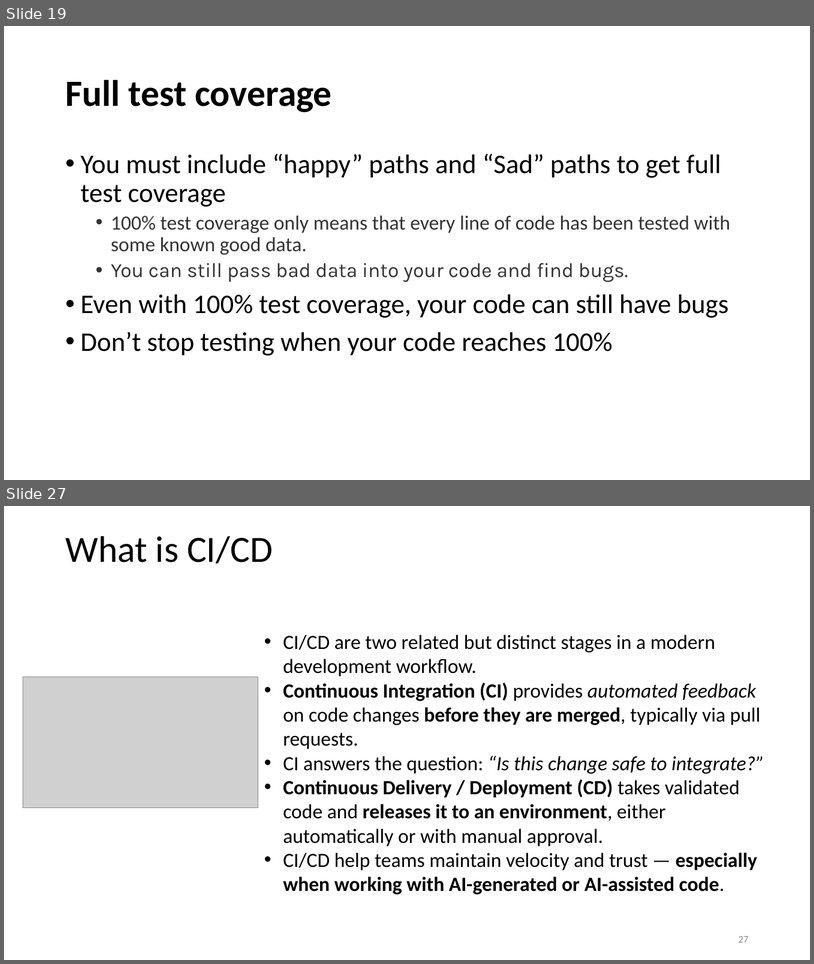
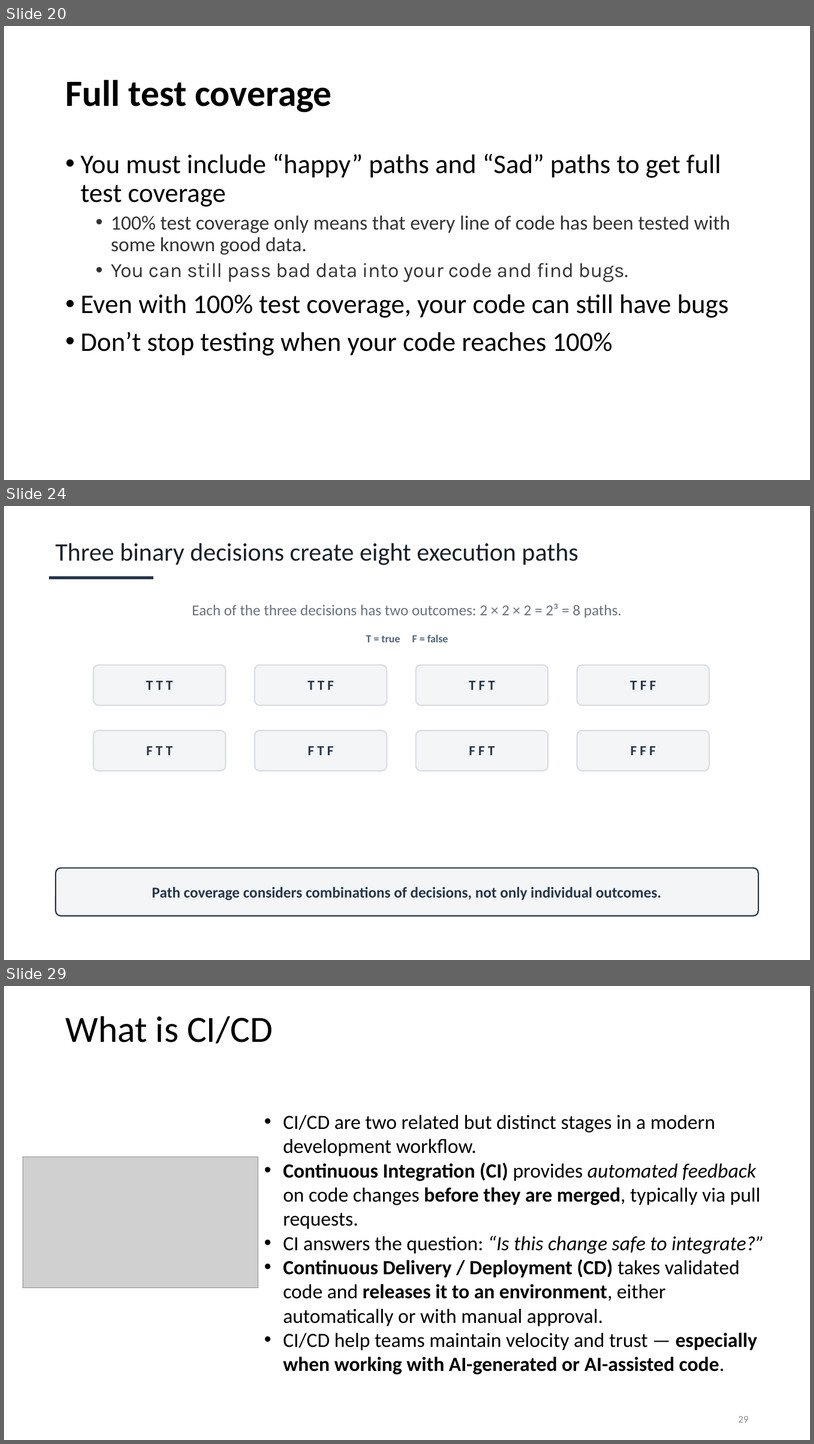
Before and after one commit to johnxu21/johnxu21.github.io, a slide deck: teaching/CS472/Timetable/Software-Testing-and-CI.pptx. Shown one above the other, each under a label of ours: slides 19 and 27 before the commit, slides 20, 24 and 29 after it; the slides between them are not shown. The pictures are 814x964 and 814x1444 pixels, drawn with LibreOffice and Linux fonts; fonts in the diff are those of the drawing; grey boxes stand for pictures. Boxes give left, top, right and bottom in pixels: in the first picture for what was removed or moved away, otherwise in the second. Text is boxed around its words. In the diff, an @@ line names an element or a change of style, - is before the commit and + after.

```diff
--- a/teaching/CS472/Timetable/Software-Testing-and-CI.pptx
+++ b/teaching/CS472/Timetable/Software-Testing-and-CI.pptx
@@ slide 24 added at <box>4,506,810,960</box>, background #FFFFFF @@
@@ text added at <box>56,543,578,565</box>, 30 pt, text #17202A @@
+Three binary decisions create eight execution paths
@@ rectangle added at <box>50,577,153,579</box>, fill #25364A, outline #25364A 0 pt @@
@@ text added at <box>192,603,622,618</box>, 18 pt, text #66727F @@
+Each of the three decisions has two outcomes: 2 × 2 × 2 = 2³ = 8 paths.
@@ text added at <box>366,634,449,642</box>, 12.8 pt, text #4E6478, bold @@
+T = true F = false
@@ rounded rectangle added at <box>93,664,226,705</box>, fill #F3F5F7, outline #D7DDE3 1.5 pt @@
@@ rounded rectangle added at <box>255,664,387,705</box>, fill #F3F5F7, outline #D7DDE3 1.5 pt @@
@@ rounded rectangle added at <box>416,664,548,705</box>, fill #F3F5F7, outline #D7DDE3 1.5 pt @@
@@ rounded rectangle added at <box>578,664,710,705</box>, fill #F3F5F7, outline #D7DDE3 1.5 pt @@
@@ text added at <box>146,681,173,690</box>, 16.5 pt, text #25364A, bold @@
+T T T
@@ text added at <box>308,681,334,690</box>, 16.5 pt, text #25364A, bold @@
+T T F
@@ text added at <box>469,681,495,690</box>, 16.5 pt, text #25364A, bold @@
+T F T
@@ text added at <box>630,681,657,690</box>, 16.5 pt, text #25364A, bold @@
+T F F
@@ rounded rectangle added at <box>93,730,226,771</box>, fill #F3F5F7, outline #D7DDE3 1.5 pt @@
@@ rounded rectangle added at <box>255,730,387,771</box>, fill #F3F5F7, outline #D7DDE3 1.5 pt @@
@@ rounded rectangle added at <box>416,730,548,771</box>, fill #F3F5F7, outline #D7DDE3 1.5 pt @@
@@ rounded rectangle added at <box>578,730,710,771</box>, fill #F3F5F7, outline #D7DDE3 1.5 pt @@
@@ text added at <box>146,746,173,755</box>, 16.5 pt, text #25364A, bold @@
+F T T
@@ text added at <box>308,746,334,755</box>, 16.5 pt, text #25364A, bold @@
+F T F
@@ text added at <box>469,746,495,755</box>, 16.5 pt, text #25364A, bold @@
+F F T
@@ text added at <box>631,746,656,755</box>, 16.5 pt, text #25364A, bold @@
+F F F
@@ rounded rectangle added at <box>56,868,758,916</box>, fill #F3F5F7, outline #25364A 1.5 pt @@
@@ text added at <box>152,886,662,900</box>, 18 pt, text #25364A, bold @@
+Path coverage considers combinations of decisions, not only individual outcomes.
@@ what was slide 19 is now slide 20 @@
@@ what was slide 27 is now slide 29 @@
@@ page number at <box>738,1416,749,1422</box>: text changed @@
-27
+29
```
Also in this commit, not shown: 5 slides changed, 12 other slides added, 11 slides removed, 3 other files.
